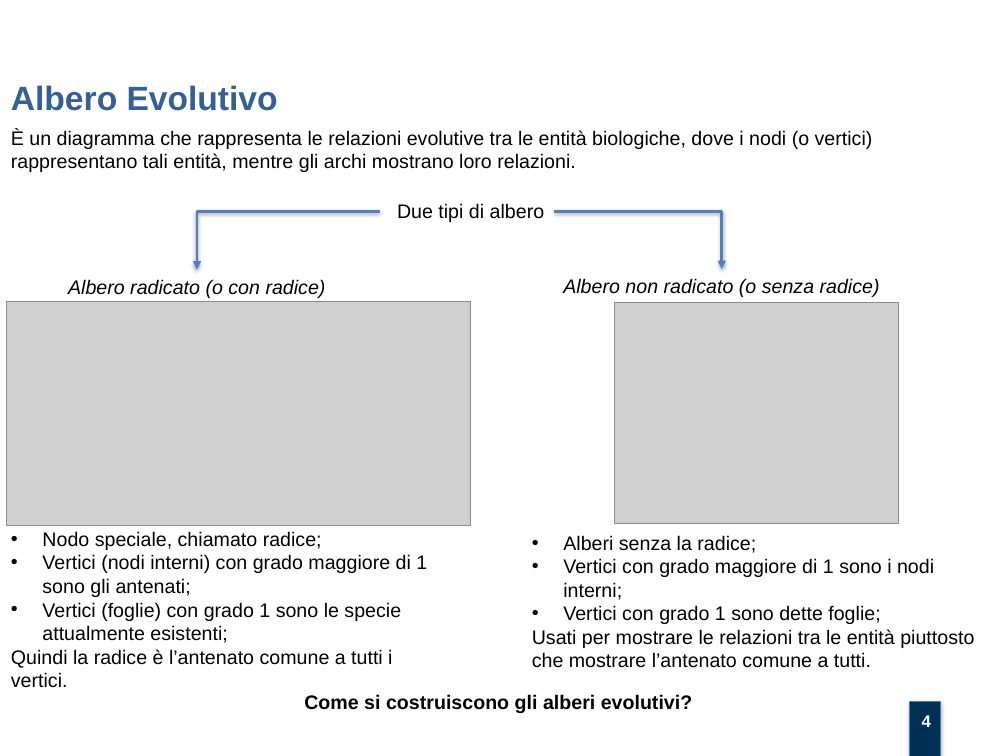
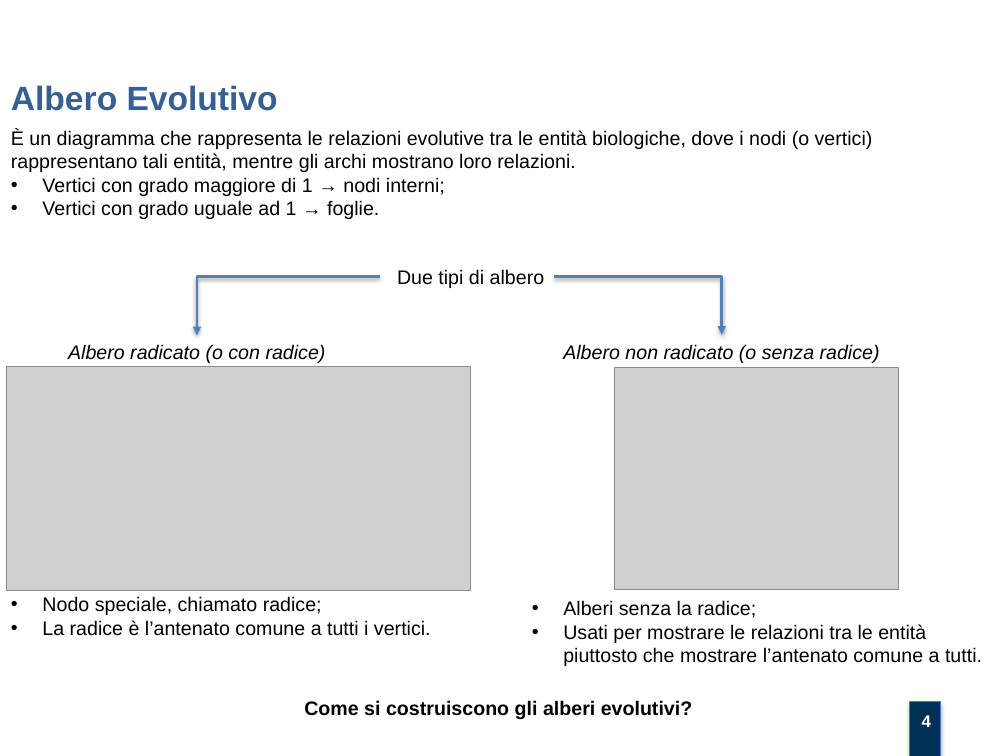
Before and after one commit to mtortoli/Thesis, a slide deck: slide 4 of Discussione Laurea/Slides v.1.0.pptx. Drawn at 1008x756 pixels with LibreOffice and Linux fonts; fonts in the diff are those of the drawing; grey boxes stand for pictures; background and template pictures are left out. Boxes give left, top, right and bottom in pixels: in the first picture for what was removed or moved away, otherwise in the second. Text is boxed around its words. In the diff, an @@ line names an element or a change of style, - is before the commit and + after.

Commit message:
deleted alberoAdditivo alg

```diff
--- a/Discussione Laurea/Slides v.1.0.pptx
+++ b/Discussione Laurea/Slides v.1.0.pptx
@@ text at (42,177,445,219): paragraphs added @@
+• Vertici con grado maggiore di 1 → nodi interni;
+• Vertici con grado uguale ad 1 → foglie.
@@ 3 texts, 2 pictures, 2 elbow arrows: place and size @@
-3 texts, 2 pictures, 2 elbow arrows at (7,203,898,525)
+3 texts, 2 pictures, 2 elbow arrows at (7,269,898,591)
@@ text at (563,558,934,624): paragraphs removed @@
-• Vertici con grado maggiore di 1 sono i nodi interni;
-• Vertici con grado 1 sono dette foglie;
@@ text "Nodo speciale, chiamato radice;": place and size @@
-text "Nodo speciale, chiamato radice;" at (11,531,427,688)
+text "Nodo speciale, chiamato radice;" at (42,596,431,636)
@@ text "Alberi senza la radice;": place and size @@
-text "Alberi senza la radice;" at (532,535,974,668)
+text "Alberi senza la radice;" at (563,600,982,666)
@@ text at (42,620,431,636): text changed @@
-• Vertici (nodi interni) con grado maggiore di 1 sono gli antenati;
-• Vertici (foglie) con grado 1 sono le specie attualmente esistenti;
-Quindi la radice è l’antenato comune a tutti i vertici.
+• La radice è l’antenato comune a tutti i vertici.
@@ text at (563,624,982,666): bullet none to • @@
@@ text "Come si costruiscono gli alberi ...": place and size @@
-text "Come si costruiscono gli alberi ..." at (304,694,692,713)
+text "Come si costruiscono gli alberi ..." at (304,700,692,719)
```
Also in this commit, not shown: 7 other slides changed, 2 slides removed, 1 other file.
